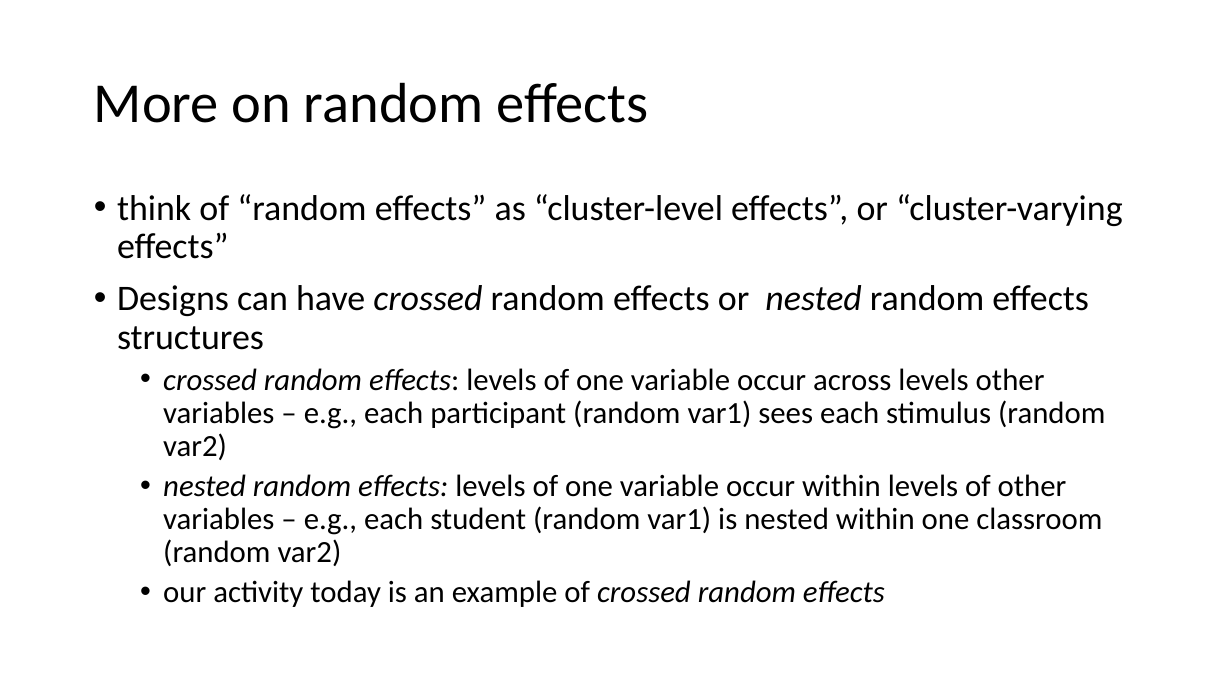
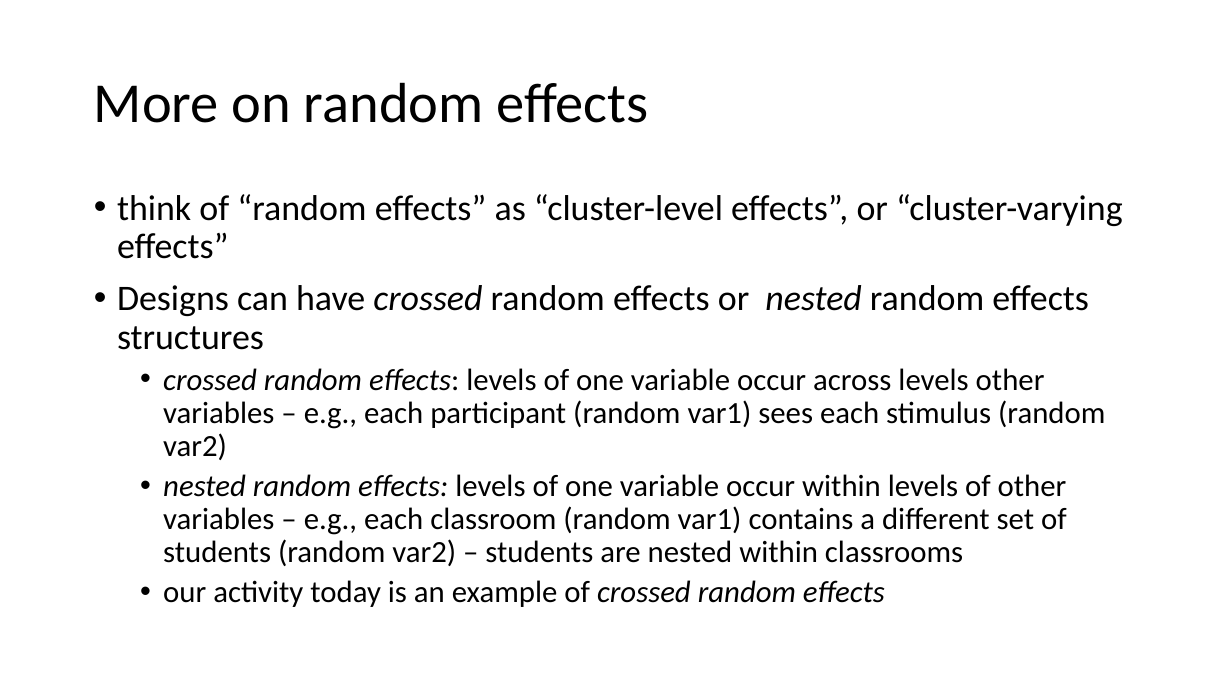
Before and after one commit to scream104/psych596, a slide deck: slide 25 of lecture-slides_upload/lecture/mixed-fx-lab.pptx. Drawn at 1232x693 pixels with LibreOffice and Linux fonts; fonts in the diff are those of the drawing. Boxes give left, top, right and bottom in pixels: in the first picture for what was removed or moved away, otherwise in the second. Text is boxed around its words. In the diff, an @@ line names an element or a change of style, - is before the commit and + after.

```diff
--- a/lecture-slides_upload/lecture/mixed-fx-lab.pptx
+++ b/lecture-slides_upload/lecture/mixed-fx-lab.pptx
@@ text at (x1=163, y1=474, x2=1067, y2=566): text changed @@
-  • nested random effects: levels of one variable occur within levels of other variables – e.g., each student (random var1) is nested within one classroom (random var2)
+  • nested random effects: levels of one variable occur within levels of other variables – e.g., each classroom (random var1) contains a different set of students (random var2) – students are nested within classrooms
```
Also in this commit, not shown: 6 other slides changed.
